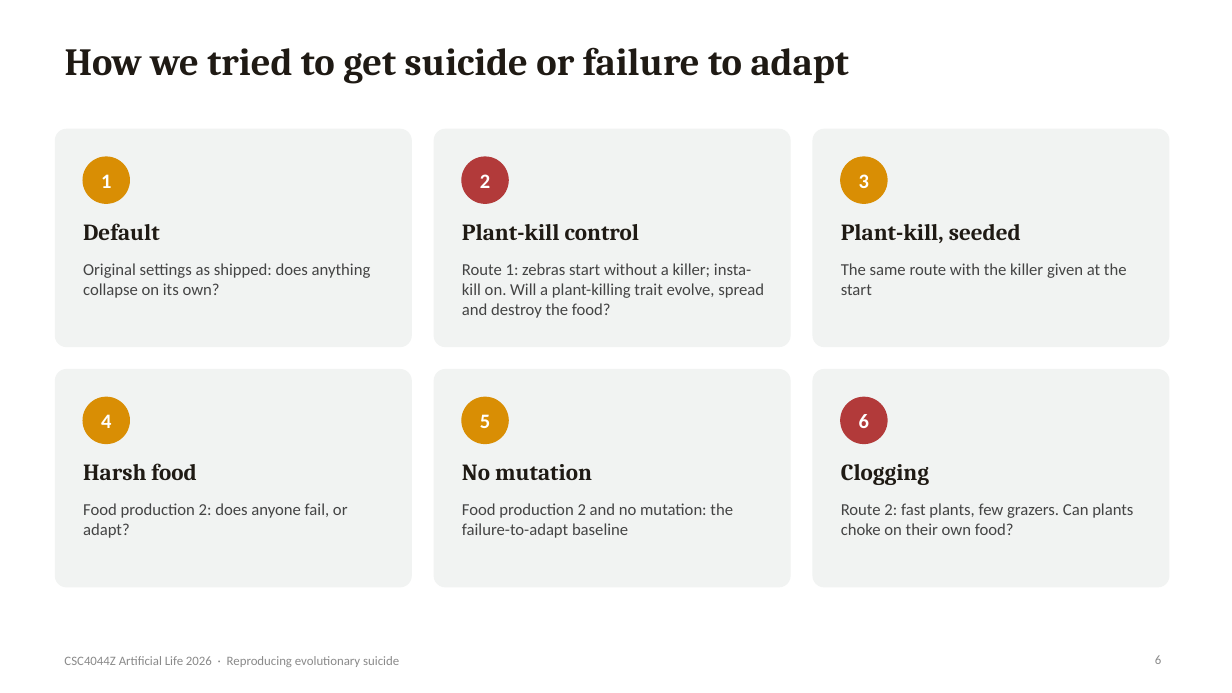
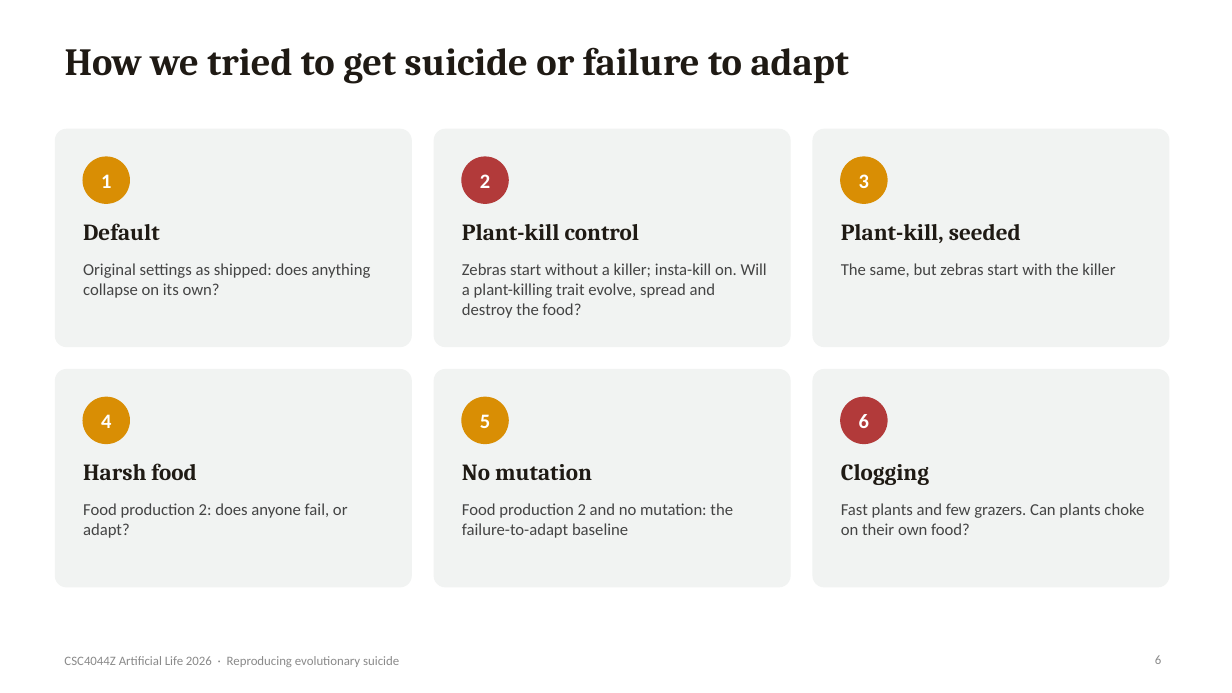
Before and after one commit to Tjeludo/LifeEngine, a slide deck: slide 6 of presentation/Evolutionary-Suicide-LifeEngine.pptx. Drawn at 1232x693 pixels with LibreOffice and Linux fonts; fonts in the diff are those of the drawing. Boxes give left, top, right and bottom in pixels: in the first picture for what was removed or moved away, otherwise in the second. Text is boxed around its words. In the diff, an @@ line names an element or a change of style, - is before the commit and + after.

```diff
--- a/presentation/Evolutionary-Suicide-LifeEngine.pptx
+++ b/presentation/Evolutionary-Suicide-LifeEngine.pptx
@@ text at [462, 263, 767, 318]: text changed @@
-Route 1: zebras start without a killer; insta-kill on. Will a plant-killing trait evolve, spread and destroy the food?
+Zebras start without a killer; insta-kill on. Will a plant-killing trait evolve, spread and destroy the food?
@@ text at [841, 263, 1115, 277]: text changed @@
-The same route with the killer given at the start
+The same, but zebras start with the killer
@@ text at [841, 503, 1144, 535]: text changed @@
-Route 2: fast plants, few grazers. Can plants choke on their own food?
+Fast plants and few grazers. Can plants choke on their own food?
```
Also in this commit, not shown: 19 other slides changed, 1 slide added, 1 slide removed, 3 other files.
